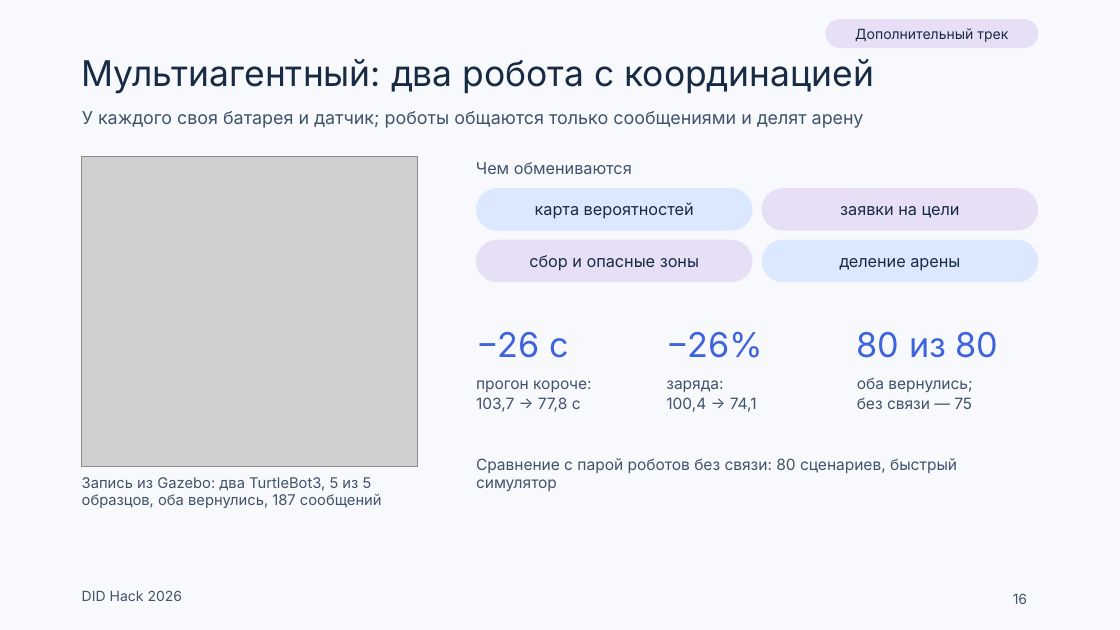
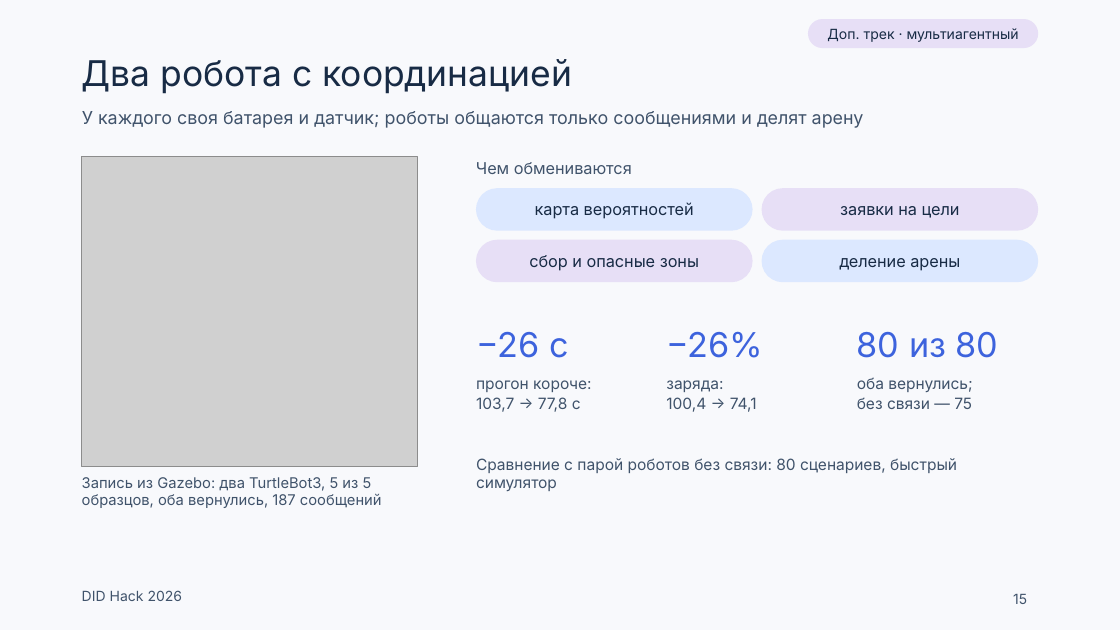
Before and after one commit to Mput13/did-hack, a slide deck: slide 15 of presentation/team/DID_final.pptx (slide 16 before the commit). Drawn at 1120x630 pixels with LibreOffice and Linux fonts; fonts in the diff are those of the drawing; grey boxes stand for pictures. Boxes give left, top, right and bottom in pixels: in the first picture for what was removed or moved away, otherwise in the second. Text is boxed around its words. In the diff, an @@ line names an element or a change of style, - is before the commit and + after.

```diff
--- a/presentation/team/DID_final.pptx
+++ b/presentation/team/DID_final.pptx
@@ rounded rectangle "Доп. трек · мультиагентный": place and size @@
-rounded rectangle "Доп. трек · мультиагентный" at <box>825,19,1038,48</box>
+rounded rectangle "Доп. трек · мультиагентный" at <box>808,19,1038,48</box>
@@ text in rounded rectangle at <box>827,28,1019,42</box>: text changed @@
-Дополнительный трек
+Доп. трек · мультиагентный
@@ title at <box>82,59,572,94</box>: text changed @@
-Мультиагентный: два робота с координацией
+Два робота с координацией
@@ page number at <box>1013,594,1027,604</box>: text changed @@
-16
+15
```
Also in this commit, not shown: 6 other slides changed, 1 slide removed, 14 other files.
